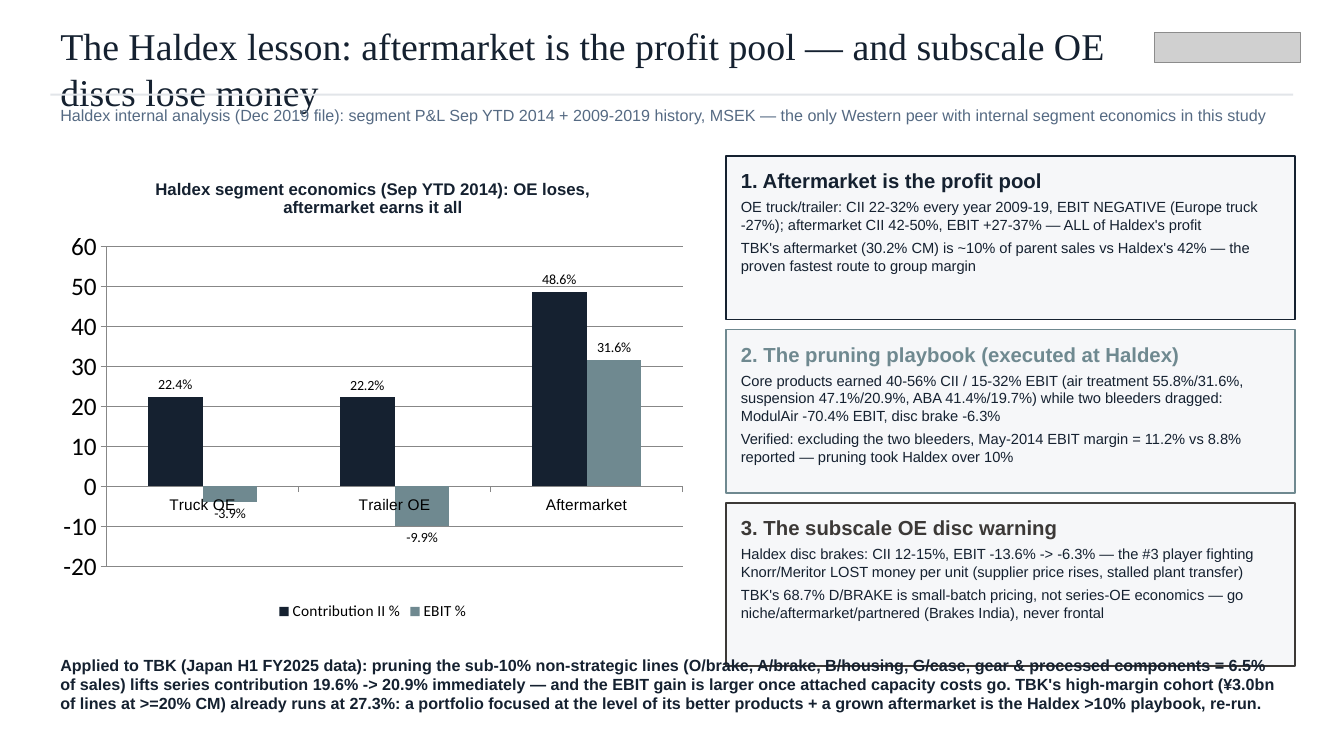
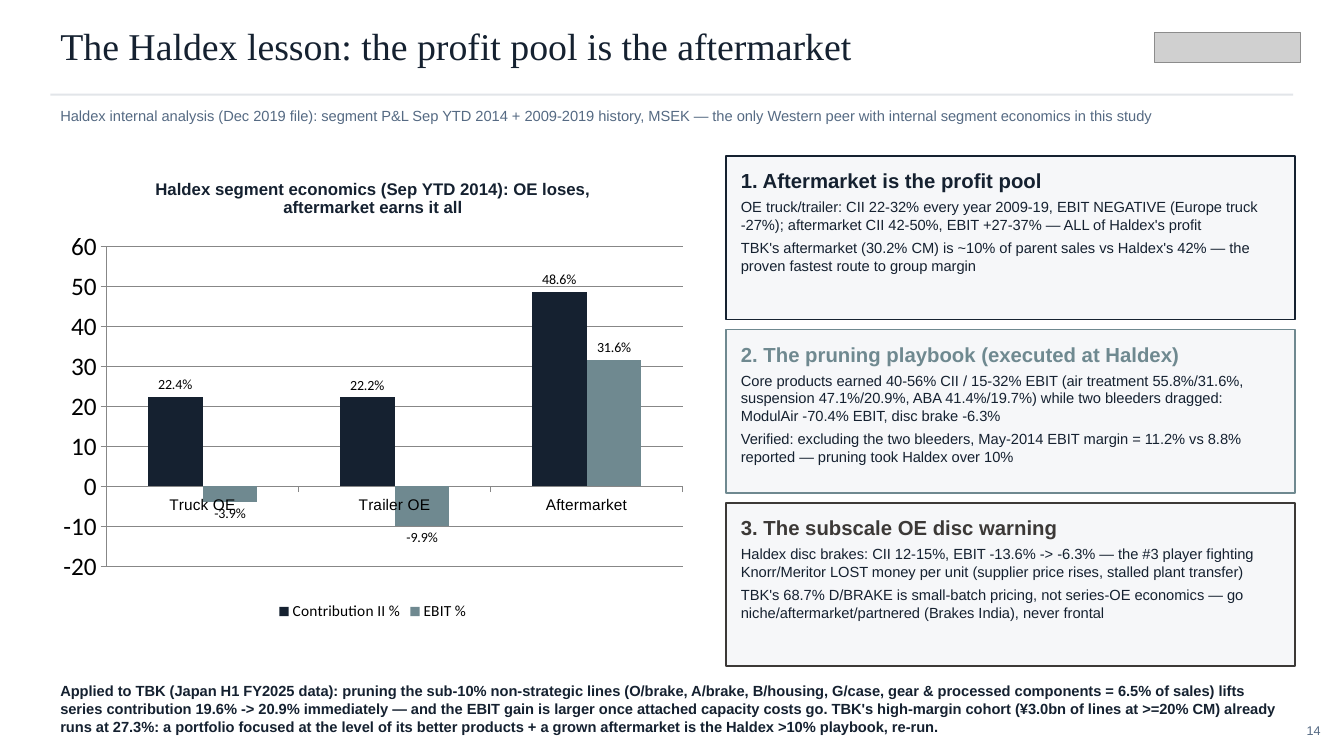
Before and after one commit to charette-lab/Claude, a slide deck: slide 14 of TBK_rd_gap_slides.pptx (slide 13 before the commit). Drawn at 1344x756 pixels with LibreOffice and Linux fonts; fonts in the diff are those of the drawing; grey boxes stand for pictures. Boxes give left, top, right and bottom in pixels: in the first picture for what was removed or moved away, otherwise in the second. Text is boxed around its words. In the diff, an @@ line names an element or a change of style, - is before the commit and + after.

```diff
--- a/TBK_rd_gap_slides.pptx
+++ b/TBK_rd_gap_slides.pptx
@@ text at (60, 33, 851, 68): text changed @@
-The Haldex lesson: aftermarket is the profit pool — and subscale OE discs lose money
+The Haldex lesson: the profit pool is the aftermarket
@@ text "Haldex internal analysis (Dec 2019 ..." at (60, 110, 1152, 124): size 11.5 to 10.5 pt @@
@@ text "Applied to TBK (Japan H1 ..." at (60, 685, 1275, 735): size 11.5 to 10.5 pt @@
@@ text "Applied to TBK (Japan H1 ...": place and size @@
-text "Applied to TBK (Japan H1 ..." at (60, 658, 1274, 713)
+text "Applied to TBK (Japan H1 ..." at (60, 685, 1275, 735)
@@ text added at (1307, 726, 1321, 735), 9 pt, text #556A83 @@
+14
```
Also in this commit, not shown: 25 other slides changed, 1 slide added, 1 other file.
